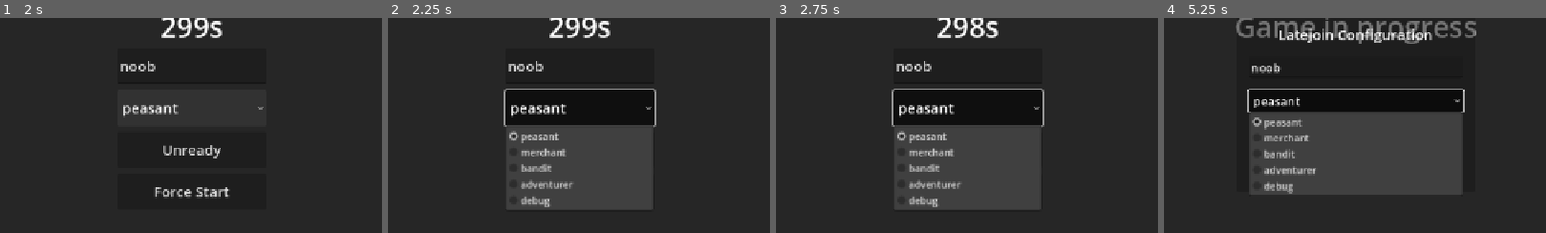
Above: before the commit, frames 1-4 (left to right).
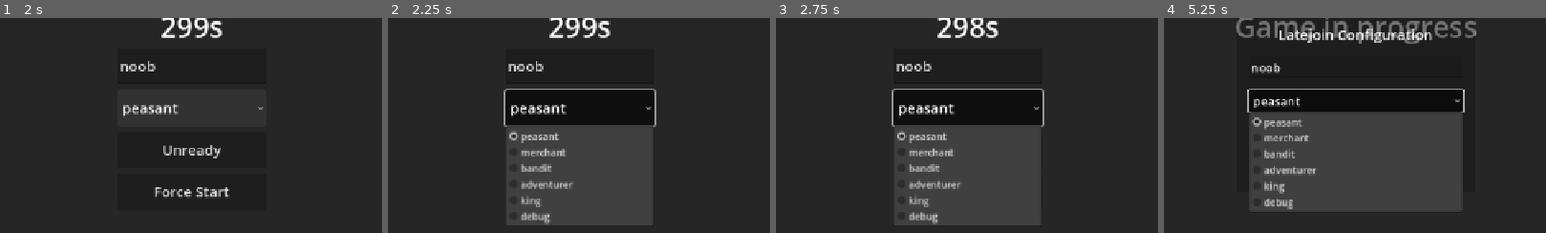
Above: after the commit, the same moments.

Repository: zakanater19/godot-roguetown
Game: Godot game, scene res://main_menu.tscn
Same seed, same stepped clock (60 frames per second), same inputs: the game is played once before the commit and once after it.
Inputs (mouse positions are % of the whole screen's width and height, from its top left):
- Up to frame 1 (2 s): tap Enter at 0.5 s; move the mouse to (72, 45) at 0.52 s; hold D 0.53-1.25 s; tap T at 0.6 s; click (72, 45) at 0.67 s; tap Space at 0.77 s; click "Host Server" at 1.25 s
- Up to frame 2 (2.25 s): click "peasant" at 2 s
- Up to frame 3 (2.75 s): no input
- Up to frame 4 (5.25 s): click "Force Start" at 2.75 s; click "Force Start" at 3.5 s; click "Latejoin" at 4.25 s; click "peasant" at 5 s
The pictures show only the part of the screen within x 25-75%, y 30-80%; the shares and areas given below are measured in that part.

Frame 1 is identical in both runs. In frame 2, 2.8% of the frame differs, in the area x 31-69%, y 83-97%; in frame 3, 2.8%; in frame 4, 4.0%, in the area x 22-79%, y 76-90%.

Commit message:
king class + crown

Diff:
--- a/HUD.gd
+++ b/HUD.gd
@@ -1,4 +1,3 @@
-
 # res://HUD.gd
 extends CanvasLayer
 
@@ -29,6 +28,7 @@
 	"Plate": "res://clothing/plate.tscn",
 	"Satchel": "res://clothing/satchel.tscn",
 	"KingCloak": "res://clothing/king_cloak.tscn",
+	"Crown": "res://clothing/crown.tscn",
 	"Pickaxe": "res://objects/pickaxe.tscn",
 	"Sword": "res://objects/sword.tscn"
 }
@@ -45,6 +45,7 @@
 	"Plate": "res://clothing/plate.png",
 	"Satchel": "res://clothing/satchel.png",
 	"KingCloak": "res://clothing/king_cloak.png",
+	"Crown": "res://clothing/crownonmob.png",
 	"Pickaxe": "res://objects/objects.png",
 	"Sword": "res://objects/objects.png"
 }
--- a/classes.gd
+++ b/classes.gd
@@ -1,10 +1,11 @@
+# project\classes.gd
 class_name Classes
 
 const DATA: Dictionary = {
 	"peasant": {
 		"stats": {
-			"strength": 7,
-			"agility": 10
+			"strength": 8,
+			"agility": 7
 		},
 		"skills": {
 			"sword_fighting": 0,
@@ -22,7 +23,7 @@
 			"agility": 10
 		},
 		"skills": {
-			"sword_fighting": 2,
+			"sword_fighting": 1,
 			"blacksmithing": 0
 		},
 		"prices_shown": true,
@@ -35,8 +36,8 @@
 	},
 	"bandit": {
 		"stats": {
-			"strength": 11,
-			"agility": 10
+			"strength": 13,
+			"agility": 11
 		},
 		"skills": {
 			"sword_fighting": 2,
@@ -67,8 +68,8 @@
 	},
 	"swordsman": {
 		"stats": {
-			"strength": 12,
-			"agility": 10
+			"strength": 11,
+			"agility": 11
 		},
 		"skills": {
 			"sword_fighting": 3,
@@ -97,6 +98,23 @@
 			"waist": "Pickaxe"
 		}
 	},
+	"king": {
+		"stats": {
+			"strength": 10,
+			"agility": 10
+		},
+		"skills": {
+			"sword_fighting": 2,
+			"blacksmithing": 0
+		},
+		"equipment": {
+			"clothing": "Apothshirt",
+			"trousers": "LeatherTrousers",
+			"feet": "LeatherBoots",
+			"cloak": "KingCloak",
+			"head": "Crown"
+		}
+	},
 	"debug": {
 		"stats": {
 			"strength": 20,
--- a/clothing/clothing_offsets.json
+++ b/clothing/clothing_offsets.json
@@ -59,6 +59,36 @@
 			"scale": 1.2
 		}
 	},
+	"Crown": {
+		"east": {
+			"offset": [
+				-1.0,
+				-32.0
+			],
+			"scale": 0.4
+		},
+		"north": {
+			"offset": [
+				-2.0,
+				-30.0
+			],
+			"scale": 0.4
+		},
+		"south": {
+			"offset": [
+				-2.0,
+				-33.0
+			],
+			"scale": 0.4
+		},
+		"west": {
+			"offset": [
+				1.0,
+				-32.0
+			],
+			"scale": 0.4
+		}
+	},
 	"IronChestplate": {
 		"east": {
 			"offset": [
--- /dev/null
+++ b/clothing/crown.tscn
@@ -0,0 +1,22 @@
+[gd_scene load_steps=4 format=4 uid="uid://crown000000sc"]
+
+[ext_resource type="Script" path="res://objects/object_item.gd" id="1_oigd"]
+[ext_resource type="Texture2D" path="res://clothing/crown.png" id="2_crownpng"]
+[ext_resource type="Resource" path="res://items/crown.tres" id="3_itemdata"]
+
+[sub_resource type="RectangleShape2D" id="RectangleShape2D_1"]
+size = Vector2(32, 24)
+
+[node name="Crown" type="Area2D"]
+z_index = 5
+script = ExtResource("1_oigd")
+item_data = ExtResource("3_itemdata")
+
+[node name="Sprite2D" type="Sprite2D" parent="."]
+scale = Vector2(1.0, 1.0)
+texture = ExtResource("2_crownpng")
+region_enabled = true
+region_rect = Rect2(0, 0, 32, 32)
+
+[node name="CollisionShape2D" type="CollisionShape2D" parent="."]
+shape = SubResource("RectangleShape2D_1")
--- /dev/null
+++ b/items/crown.tres
@@ -0,0 +1,16 @@
+[gd_resource type="Resource" script_class="ItemData" load_steps=2 format=3]
+
+[ext_resource type="Script" path="res://item_data.gd" id="1_crownres"]
+
+[resource]
+script = ExtResource("1_crownres")
+item_type = "Crown"
+scene_path = "res://clothing/crown.tscn"
+sprite_col = -1
+description = "a royal crown, fit for a king"
+slot = "head"
+base_damage = 0
+use_delay = 0.3
+weaponizable = false
+too_large_for_satchel = false
+pickable = true
--- a/lobby.gd
+++ b/lobby.gd
@@ -86,6 +86,7 @@
 	_class_option.add_item("merchant")
 	_class_option.add_item("bandit")
 	_class_option.add_item("adventurer")
+	_class_option.add_item("king")
 	_class_option.add_item("debug")
 	_class_option.add_theme_font_size_override("font_size", 24)
 	_class_option.custom_minimum_size = Vector2(250, 60)
@@ -146,6 +147,7 @@
 	_lj_class_option.add_item("merchant")
 	_lj_class_option.add_item("bandit")
 	_lj_class_option.add_item("adventurer")
+	_lj_class_option.add_item("king")
 	_lj_class_option.add_item("debug")
 	_lj_class_option.add_theme_font_size_override("font_size", 20)
 	lj_vbox.add_child(_lj_class_option)
@@ -233,6 +235,7 @@
 			_chat_input.visible = true
 			_chat_input.grab_focus()
 			get_viewport().set_input_as_handled()
+			return
 
 func _on_chat_submitted(text: String) -> void:
 	_chat_input.visible = false
--- a/main.tscn
+++ b/main.tscn
@@ -26,8 +26,9 @@
 [ext_resource type="PackedScene" uid="uid://bed0000000000" path="res://objects/normal_bed.tscn" id="24_1u8w0"]
 [ext_resource type="PackedScene" path="res://clothing/satchel.tscn" id="25_0odxb"]
 [ext_resource type="PackedScene" path="res://clothing/king_cloak.tscn" id="26_lswn8"]
+[ext_resource type="PackedScene" uid="uid://crown000000sc" path="res://clothing/crown.tscn" id="27_a6jrf"]
 
-[sub_resource type="TileSetAtlasSource" id="TileSetAtlasSource_ej02t"]
+[sub_resource type="TileSetAtlasSource" id="TileSetAtlasSource_p0366"]
 resource_name = "Floor Tiles"
 texture = ExtResource("2_h2yge")
 texture_region_size = Vector2i(64, 64)
@@ -163,3 +164,10 @@
 
 [node name="KingCloak" parent="." instance=ExtResource("26_lswn8")]
 position = Vector2(31748, 32216)
+
+[node name="Crown" parent="." instance=ExtResource("27_a6jrf")]
+position = Vector2(31705, 32255)
+
+[node name="Spawner5" parent="." instance=ExtResource("23_d13ii")]
+position = Vector2(30256, 32227)
+spawn_type = "king"
--- a/objects/item_registry.gd
+++ b/objects/item_registry.gd
@@ -32,6 +32,7 @@
 	preload("res://items/plate.tres"),
 	preload("res://items/satchel.tres"),
 	preload("res://items/king_cloak.tres"),
+	preload("res://items/crown.tres"),
 ]
 
 # Returns the ItemData resource for a given item_type string, or null if not found.
--- a/player.gd
+++ b/player.gd
@@ -26,9 +26,11 @@
 	"Plate":          "res://clothing/plate.png",
 	"Satchel":        "res://clothing/satchelonmob.png",
 	"KingCloak":      "res://clothing/king_cloak_onmob.png",
+	"Crown":          "res://clothing/crownonmob.png",
 	"Pickaxe":        "res://objects/objects.png",
 	"Sword":          "res://objects/objects.png"
 }
+
 
 var backend = null
 var misc = null
--- a/tileset.tres
+++ b/tileset.tres
@@ -1,7 +1,7 @@
-[gd_resource type="TileSet" load_steps=6 format=3]
+[gd_resource type="TileSet" load_steps=6 format=3 uid="uid://ckopjj1fq6hqo"]
 
-[ext_resource type="Texture2D" path="res://tiles.png" id="1_ej02t"]
-[ext_resource type="Texture2D" path="res://animated/water_sheet.png" id="2_14fb3"]
+[ext_resource type="Texture2D" uid="uid://bheu3np1etlwp" path="res://tiles.png" id="1_ej02t"]
+[ext_resource type="Texture2D" uid="uid://dxo1qyl685x72" path="res://animated/water_sheet.png" id="2_14fb3"]
 
 [sub_resource type="TileSetAtlasSource" id="TileSetAtlasSource_p0366"]
 resource_name = "Floor Tiles"
Not shown, changed: addons/pixel_hand_editor/hand_editor_panel.gd
Binary file added: clothing/crown.png
Not shown, added: clothing/crown.png.import
Binary file added: clothing/crownonmob.png
Not shown, added: clothing/crownonmob.png.import
Not shown: 4 places in main.tscn that only renumber resources
